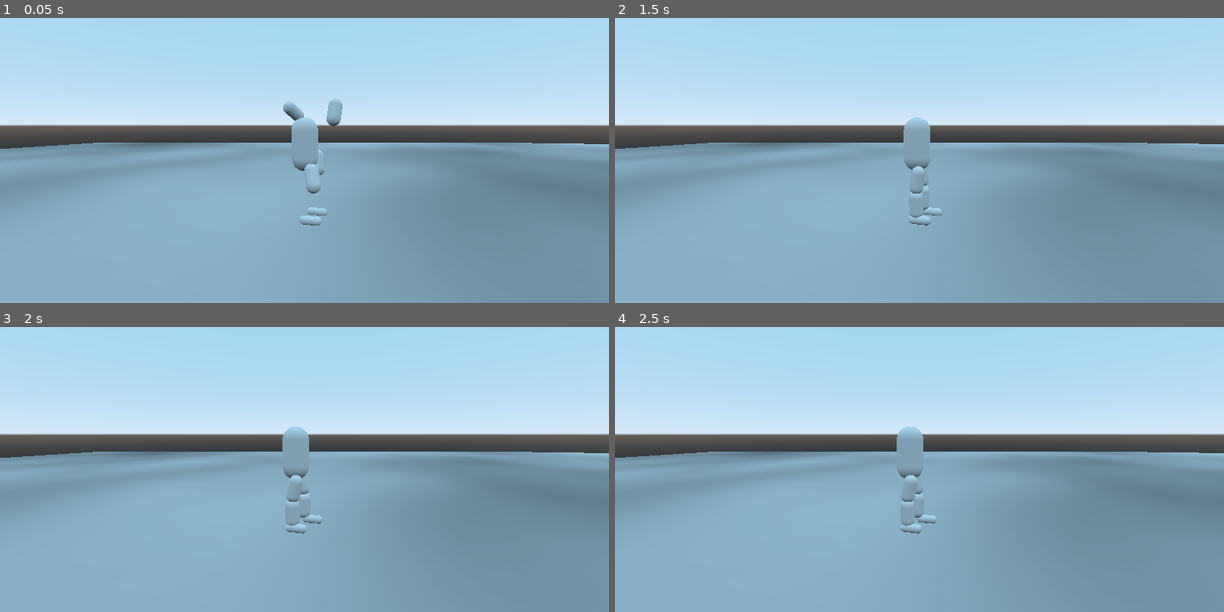
Above: before the commit, frames 1-4 (two rows, left to right).
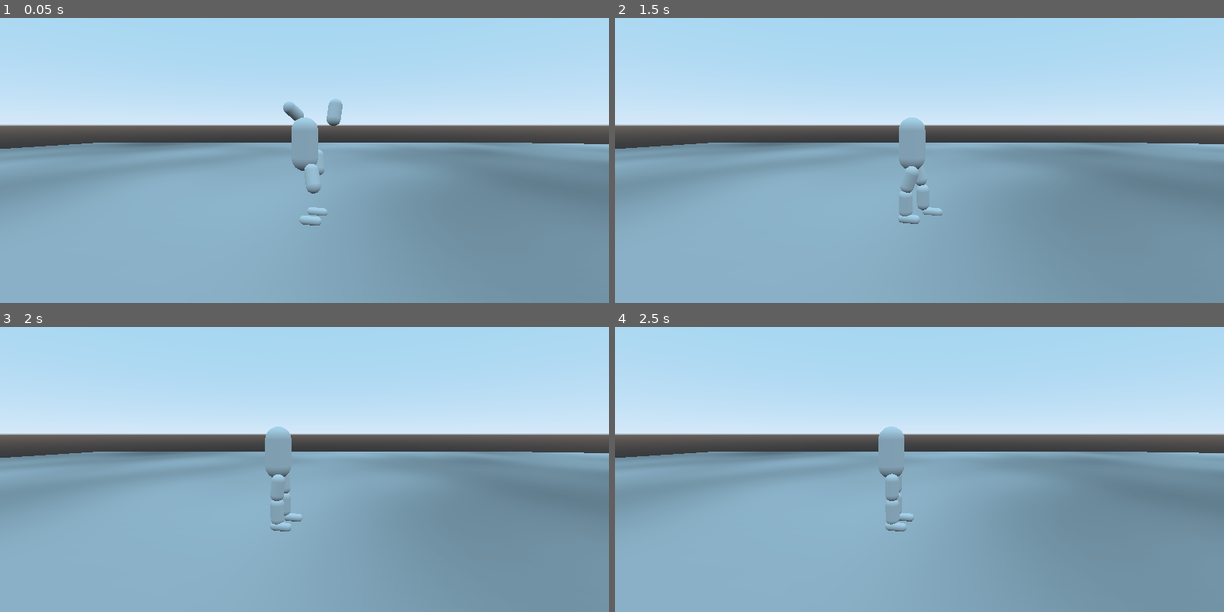
Above: after the commit, the same moments.

Repository: Terkwood/tinker-godot-joint
Game: Godot game, scene res://Main.tscn
Same seed, same stepped clock (60 frames per second), same inputs: the game is played once before the commit and once after it.
Inputs:
- Up to frame 1 (0.05 s): no input
- Up to frame 2 (1.5 s): hold Right (ui_right) 0.53-1.28 s; tap Enter at 1.25 s; hold Down (ui_down) from 1.28 s (still down)
- Up to frame 3 (2 s): keep holding Down (ui_down)
- Up to frame 4 (2.5 s): release Down (ui_down) at 2.03 s; hold Right (ui_right) from 2.03 s (still down)

Frame 1 is identical in both runs. In frame 2, 0.5% of the frame differs, in the area x 46-52%, y 34-73%; in frame 3, 1.1%, in the area x 43-53%, y 34-73%; in frame 4, 1.1%.

Commit message:
finish

Diff:
--- a/Player.gd
+++ b/Player.gd
@@ -26,7 +26,7 @@
 		pass #movement = Vector2(0, movement.y)
 
 
-const _COEFF = 1.0
+const _COEFF = 3.0
 
 func _physics_process(_delta):
 	var move_z = _convert(_walking.motion_z)
--- a/Player.tscn
+++ b/Player.tscn
@@ -37,20 +37,6 @@
 transform = Transform( -1, 0, -3.25841e-07, 0, 1, 0, 3.25841e-07, 0, -1, 0, 0.750019, 0 )
 script = ExtResource( 1 )
 
-[node name="FrontBoundary" type="Area" parent="."]
-transform = Transform( 1, 0, 0, 0, 1, 0, 0, 0, 1, 0, 0, 2.5 )
-
-[node name="CollisionShape" type="CollisionShape" parent="FrontBoundary"]
-transform = Transform( 1, 0, 0, 0, -4.37114e-08, -1, 0, 1, -4.37114e-08, 0, 0, 0 )
-shape = SubResource( 1 )
-
-[node name="BackBoundary" type="Area" parent="."]
-transform = Transform( 1, 0, 0, 0, 1, 0, 0, 0, 1, 0, 0, -1.08011 )
-
-[node name="CollisionShape" type="CollisionShape" parent="BackBoundary"]
-transform = Transform( 1, 0, 0, 0, -4.37114e-08, -1, 0, 1, -4.37114e-08, 0, 0, 0 )
-shape = SubResource( 1 )
-
 [node name="KinUpperBody" type="KinematicBody" parent="."]
 transform = Transform( 1, 0, 0, 0, 1, 0, 0, 0, 1, 0, 5.37544, 0 )
 
@@ -62,6 +48,20 @@
 transform = Transform( 1, 0, 0, 0, -4.37114e-08, -1, 0, 1, -4.37114e-08, 0, 0, 0 )
 mesh = SubResource( 3 )
 material/0 = null
+
+[node name="FrontBoundary" type="Area" parent="KinUpperBody"]
+transform = Transform( 1, 0, 0, 0, 1, 0, 0, 0, 1, 0, -5.37544, 2.5 )
+
+[node name="CollisionShape" type="CollisionShape" parent="KinUpperBody/FrontBoundary"]
+transform = Transform( 1, 0, 0, 0, -4.37114e-08, -1, 0, 1, -4.37114e-08, 0, 0, 0 )
+shape = SubResource( 1 )
+
+[node name="BackBoundary" type="Area" parent="KinUpperBody"]
+transform = Transform( 1, 0, 0, 0, 1, 0, 0, 0, 1, 0, -5.37544, -1.08011 )
+
+[node name="CollisionShape" type="CollisionShape" parent="KinUpperBody/BackBoundary"]
+transform = Transform( 1, 0, 0, 0, -4.37114e-08, -1, 0, 1, -4.37114e-08, 0, 0, 0 )
+shape = SubResource( 1 )
 
 [node name="LeftUpperLeg" type="RigidBody" parent="."]
 transform = Transform( 1, 0, 0, 0, -4.37114e-08, -1, 0, 1, -4.37114e-08, -0.90029, 3.13039, 0.3817 )
@@ -175,5 +175,5 @@
 [node name="HingeJoint" type="HingeJoint" parent="RightFoot"]
 nodes/node_a = NodePath("../../RightLowerLeg")
 nodes/node_b = NodePath("..")
-[connection signal="body_entered" from="FrontBoundary" to="." method="_on_FrontBoundary_body_entered"]
-[connection signal="body_entered" from="BackBoundary" to="." method="_on_BackBoundary_body_entered"]
+[connection signal="body_entered" from="KinUpperBody/FrontBoundary" to="." method="_on_FrontBoundary_body_entered"]
+[connection signal="body_entered" from="KinUpperBody/BackBoundary" to="." method="_on_BackBoundary_body_entered"]
Not shown: 1 places in Player.tscn that only renumber resources
